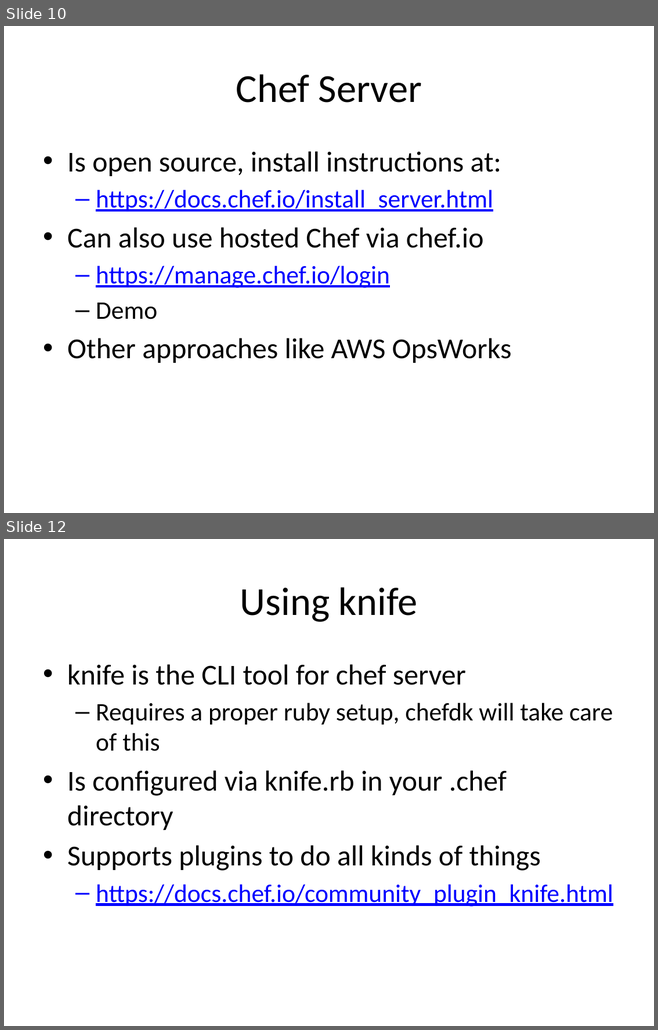
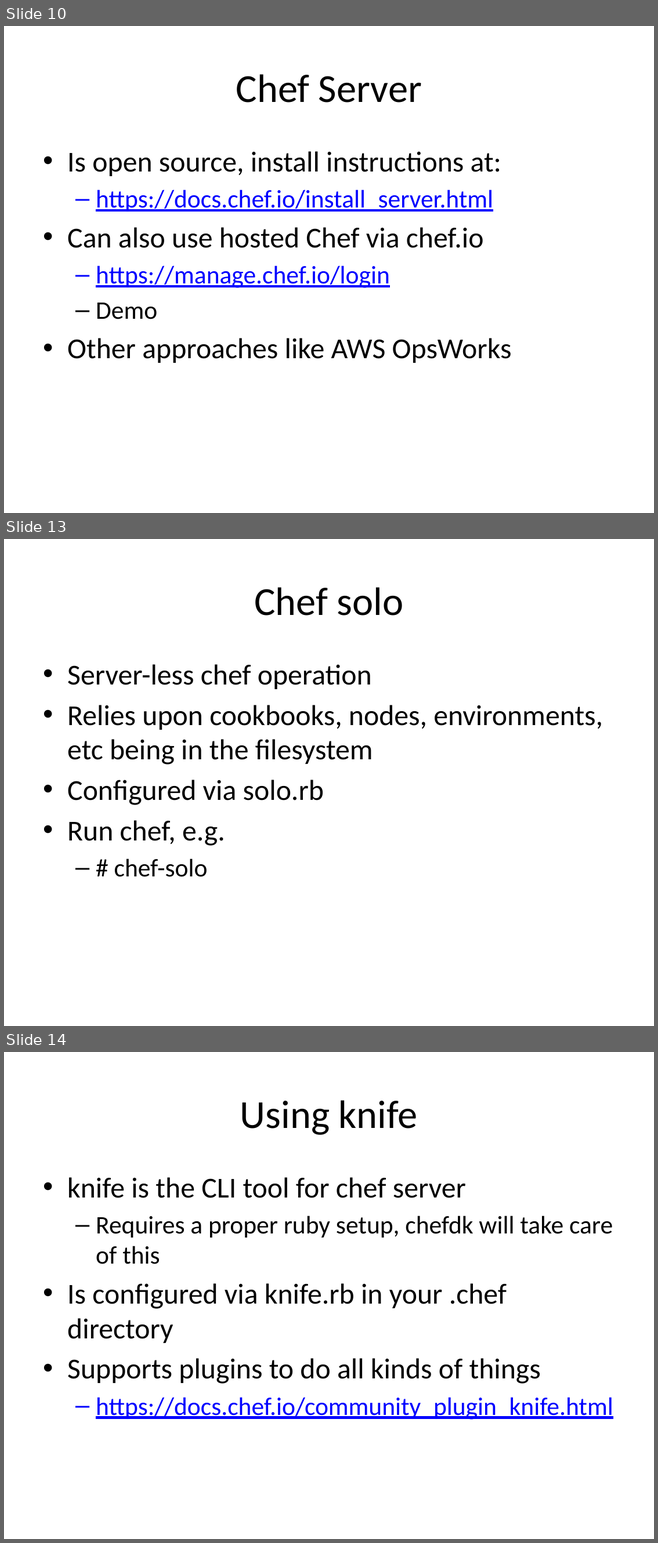
Before and after one commit to zvickery/bcc-2015, a slide deck: presentation/IntroToChef.pptx. Shown one above the other, each under a label of ours: slides 10 and 12 before the commit, slides 10, 13 and 14 after it; the slides between them are not shown. The pictures are 658x1030 and 658x1543 pixels, drawn with LibreOffice and Linux fonts; fonts in the diff are those of the drawing. Boxes give left, top, right and bottom in pixels: in the first picture for what was removed or moved away, otherwise in the second. Text is boxed around its words. In the diff, an @@ line names an element or a change of style, - is before the commit and + after.

```diff
--- a/presentation/IntroToChef.pptx
+++ b/presentation/IntroToChef.pptx
@@ slide 13 added at [4, 539, 654, 1026], background #FFFFFF @@
@@ title added at [254, 587, 404, 616], 44 pt, text #000000 @@
+Chef solo
@@ text added at [67, 664, 603, 877], 32 pt, text #000000 @@
+• Server-less chef operation
+• Relies upon cookbooks, nodes, environments, etc being in the filesystem
+• Configured via solo.rb
+• Run chef, e.g.
+  – # chef-solo
@@ what was slide 12 is now slide 14 @@
```
Also in this commit, not shown: 4 slides changed, 3 other slides added, 5 other files.
